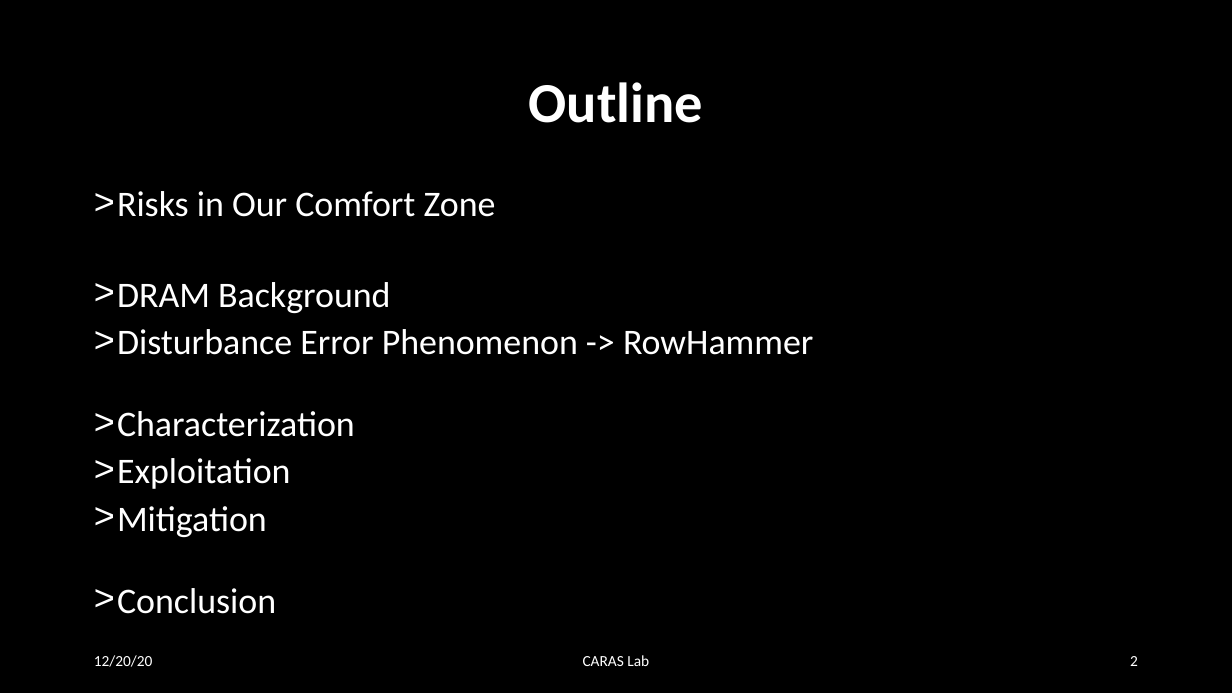
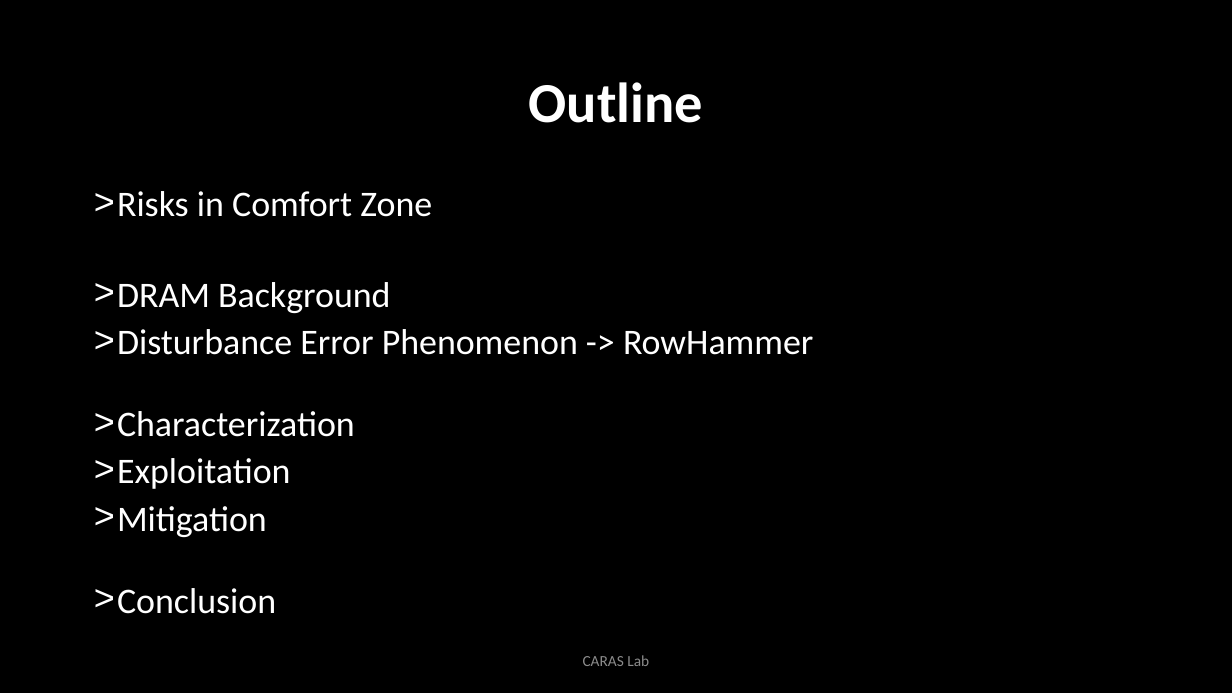
Before and after one commit to MekAkUActOR/RowHammer, a slide deck: slide 2 of summary1.pptx. Drawn at 1232x693 pixels with LibreOffice and Linux fonts; fonts in the diff are those of the drawing. Boxes give left, top, right and bottom in pixels: in the first picture for what was removed or moved away, otherwise in the second. Text is boxed around its words. In the diff, an @@ line names an element or a change of style, - is before the commit and + after.

```diff
--- a/summary1.pptx
+++ b/summary1.pptx
@@ text at bbox=[117, 191, 432, 217]: text changed @@
-> Risks in Our Comfort Zone
+> Risks in Comfort Zone
@@ text removed at bbox=[94, 655, 153, 667] @@
-12/20/20
@@ text "CARAS Lab" at bbox=[583, 655, 649, 666]: text colour #FFFFFF to #8C8C8C @@
@@ page number removed at bbox=[1130, 656, 1138, 666] @@
-2
```
Also in this commit, not shown: 6 other slides changed, 10 slides added, 1 other file.
